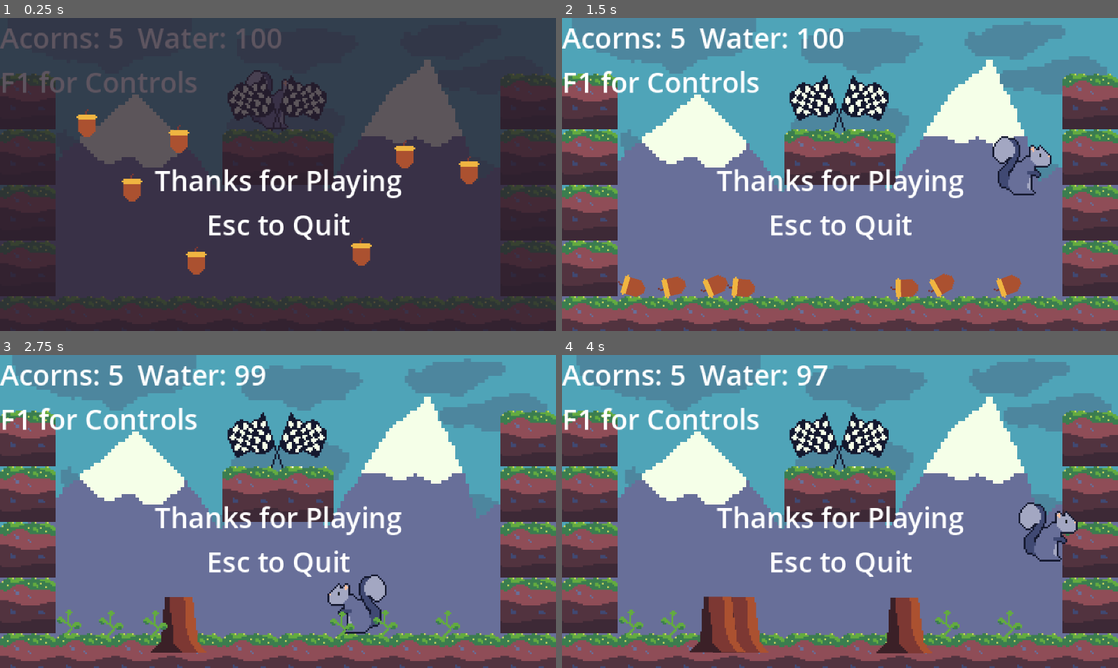
Above: before the commit, frames 1-4 (two rows, left to right).
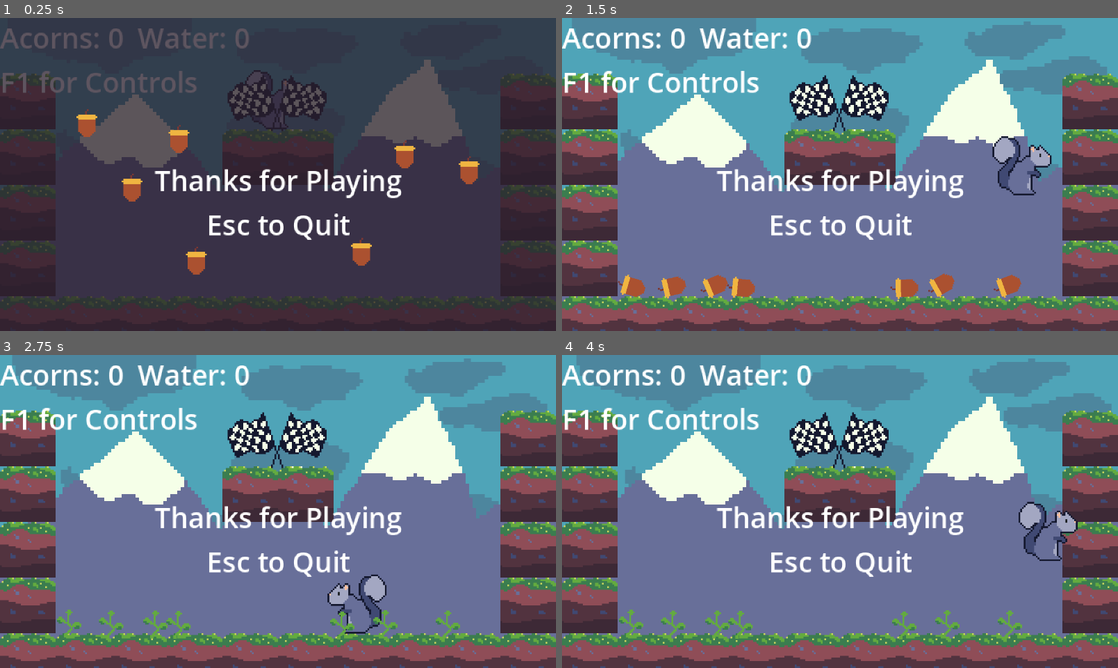
Above: after the commit, the same moments.

Repository: pjz987/growing
Game: Godot game, scene res://victory_level.tscn
The game is run twice, just before and just after one commit, with the same random seed, the same clock (stepped at 60 frames per second) and the same inputs. This scene is started directly instead of the project's main scene.
Inputs (mouse positions are in pixels of both pictures, inside the frame that each line leads up to):
- Up to frame 1 (0.25 s): no input
- Up to frame 2 (1.5 s): move the mouse to (962, 158) at 0.52 s; hold D (move_right) from 0.53 s (still down); click (962, 158) at 0.67 s; tap Space (jump) at 0.77 s; move the mouse to (728, 190) at 1.27 s; click (728, 190) at 1.42 s
- Up to frame 3 (2.75 s): tap Space (jump) at 1.52 s; move the mouse to (177, 624) at 2.02 s; release D (move_right) at 2.03 s; hold A (move_left) from 2.03 s (still down); click (177, 624) at 2.17 s
- Up to frame 4 (4 s): move the mouse to (906, 624) at 2.77 s; release A (move_left) at 2.78 s; hold D (move_right) from 2.78 s (still down); click (906, 624) at 2.92 s; tap Space (jump) at 3.02, 3.77 s; move the mouse to (717, 624) at 3.52 s; click (717, 624) at 3.67 s

The runs differ from the first frame. In frame 1, 0.3% of the frame differs, in the area x 19-51%, y 3-10%; in frame 2, 0.4%; in frame 3, 1.4%; in frame 4, 3.4%, in the area x 19-93%, y 3-96%.

Commit message:
victory music

Diff:
--- a/master_audio.tscn
+++ b/master_audio.tscn
@@ -1,8 +1,9 @@
-[gd_scene load_steps=4 format=3 uid="uid://bv4l380wac7d5"]
+[gd_scene load_steps=5 format=3 uid="uid://bv4l380wac7d5"]
 
 [ext_resource type="AudioStream" uid="uid://dnfp35m3n4t5j" path="res://audio/sqedit.wav" id="1_mc3ab"]
 [ext_resource type="AudioStream" uid="uid://fb4545mfwgak" path="res://audio/BRS_Wind_Heavy_Dry_Leaves_2.wav" id="2_es8j4"]
 [ext_resource type="AudioStream" uid="uid://c7nn2etmigrcy" path="res://audio/applause edit.wav" id="3_mc3ab"]
+[ext_resource type="AudioStream" uid="uid://cjvmjudy8v1c2" path="res://audio/thanks for playing.wav" id="4_c5aqd"]
 
 [node name="MasterAudio" type="Node"]
 
@@ -18,3 +19,7 @@
 
 [node name="Applause" type="AudioStreamPlayer2D" parent="."]
 stream = ExtResource("3_mc3ab")
+
+[node name="Victory" type="AudioStreamPlayer" parent="."]
+stream = ExtResource("4_c5aqd")
+volume_db = -2.0
--- /dev/null
+++ b/victory_level.gd
@@ -0,0 +1,63 @@
+extends Node2D
+
+
+const ACORN_SCENE = preload("res://acorn.tscn")
+
+@export var number_of_acorns := 0
+@export var number_of_water := 0
+@export var fade_in_out_time := 1.0
+@export var next_level_path := "res://level.tscn"
+var fanfare = true
+var fanfare_sound = MasterAudio.get_child(2)
+var main_ost = MasterAudio.get_child(0)
+var victory_ost = MasterAudio.get_child(3)
+
+@onready var goal_label: Label = $Goal/GoalLabel
+@onready var blackout_layer: ColorRect = $BlackoutLayer
+@onready var blackout_layer_2: ColorRect = $BlackoutLayer2
+
+var next_level_scene: PackedScene
+
+func _ready() -> void:
+	main_ost.stop()
+	victory_ost.play()
+
+	Globals.acorns = number_of_acorns
+	Globals.water = number_of_water
+	Globals.refresh_text.emit()
+	blackout_layer.visible = true
+	blackout_layer.color.a = 1.0
+	next_level_scene = load(next_level_path)
+	await get_tree().create_tween().tween_property(blackout_layer, "color:a", 0.0, fade_in_out_time).finished
+	blackout_layer.visible = false
+
+func _process(delta: float) -> void:
+	if Input.is_action_just_pressed("reset"):
+		get_tree().reload_current_scene()
+	if Input.is_action_just_pressed("quit"):
+		blackout_layer.visible = true
+		blackout_layer_2.visible = true
+		await get_tree().create_tween().tween_property(blackout_layer, "color:a", 1.0, fade_in_out_time).finished
+		await get_tree().create_timer(1.0).timeout
+		await get_tree().create_tween().tween_property(blackout_layer_2, "color:a", 1.0, fade_in_out_time).finished
+		await get_tree().create_timer(0.5).timeout
+		get_tree().quit()
+
+func _input(event: InputEvent) -> void:
+	if (event is InputEventMouseButton and event.button_index == MOUSE_BUTTON_RIGHT
+		and event.pressed == true and Globals.check_acorns()):
+		Utils.instantiate_scene_on_level(ACORN_SCENE, event.position)
+
+func _on_goal_body_entered(body: Node2D) -> void:
+	if fanfare:
+		fanfare_sound.play()
+		#print("fanfare is playing")
+		fanfare = false
+	goal_label.visible = true
+	blackout_layer.visible = true
+	blackout_layer_2.visible = true
+	await get_tree().create_tween().tween_property(blackout_layer, "color:a", 1.0, fade_in_out_time).finished
+	await get_tree().create_timer(1.0).timeout
+	await get_tree().create_tween().tween_property(blackout_layer_2, "color:a", 1.0, fade_in_out_time).finished
+	await get_tree().create_timer(0.5).timeout
+	get_tree().change_scene_to_packed(next_level_scene)
--- a/victory_level.tscn
+++ b/victory_level.tscn
@@ -1,12 +1,14 @@
-[gd_scene load_steps=4 format=4 uid="uid://bq6ntbyujdbqm"]
+[gd_scene load_steps=5 format=4 uid="uid://bq6ntbyujdbqm"]
 
 [ext_resource type="PackedScene" uid="uid://djo4o00v5h1nb" path="res://level.tscn" id="1_bcrgw"]
-[ext_resource type="Script" uid="uid://cnxs7l0nblw0b" path="res://nice_job.gd" id="2_83a1k"]
+[ext_resource type="Script" uid="uid://cmu3f4i1xi6g3" path="res://victory_level.gd" id="2_0hsa8"]
+[ext_resource type="Script" path="res://nice_job.gd" id="2_83a1k"]
 [ext_resource type="PackedScene" uid="uid://b5fs103misupn" path="res://acorn.tscn" id="2_hvrpx"]
 
 [node name="VictoryLevel" instance=ExtResource("1_bcrgw")]
-number_of_acorns = 5
-number_of_water = 100
+script = ExtResource("2_0hsa8")
+number_of_acorns = 0
+number_of_water = 0
 next_level_path = "res://level.tscn"
 
 [node name="GroundTileMap" parent="." index="1"]
Not shown, added: audio/thanks for playing.wav.import
Not shown, added: victory_level.gd.uid
Not shown, added: audio/thanks for playing.wav
